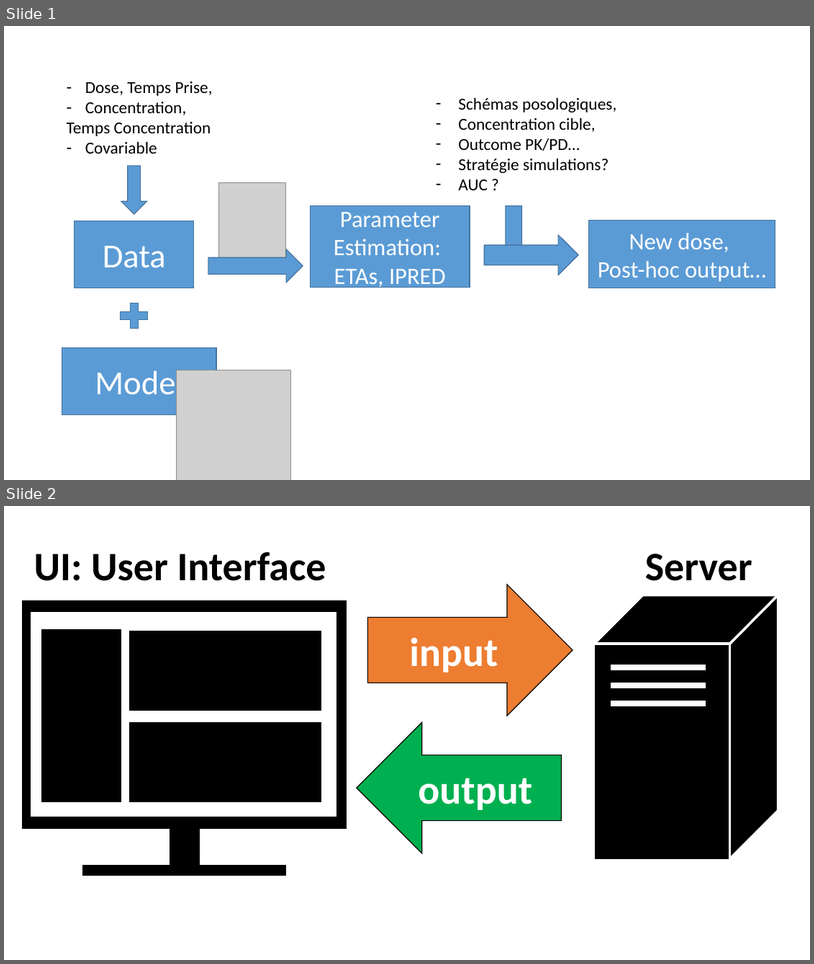
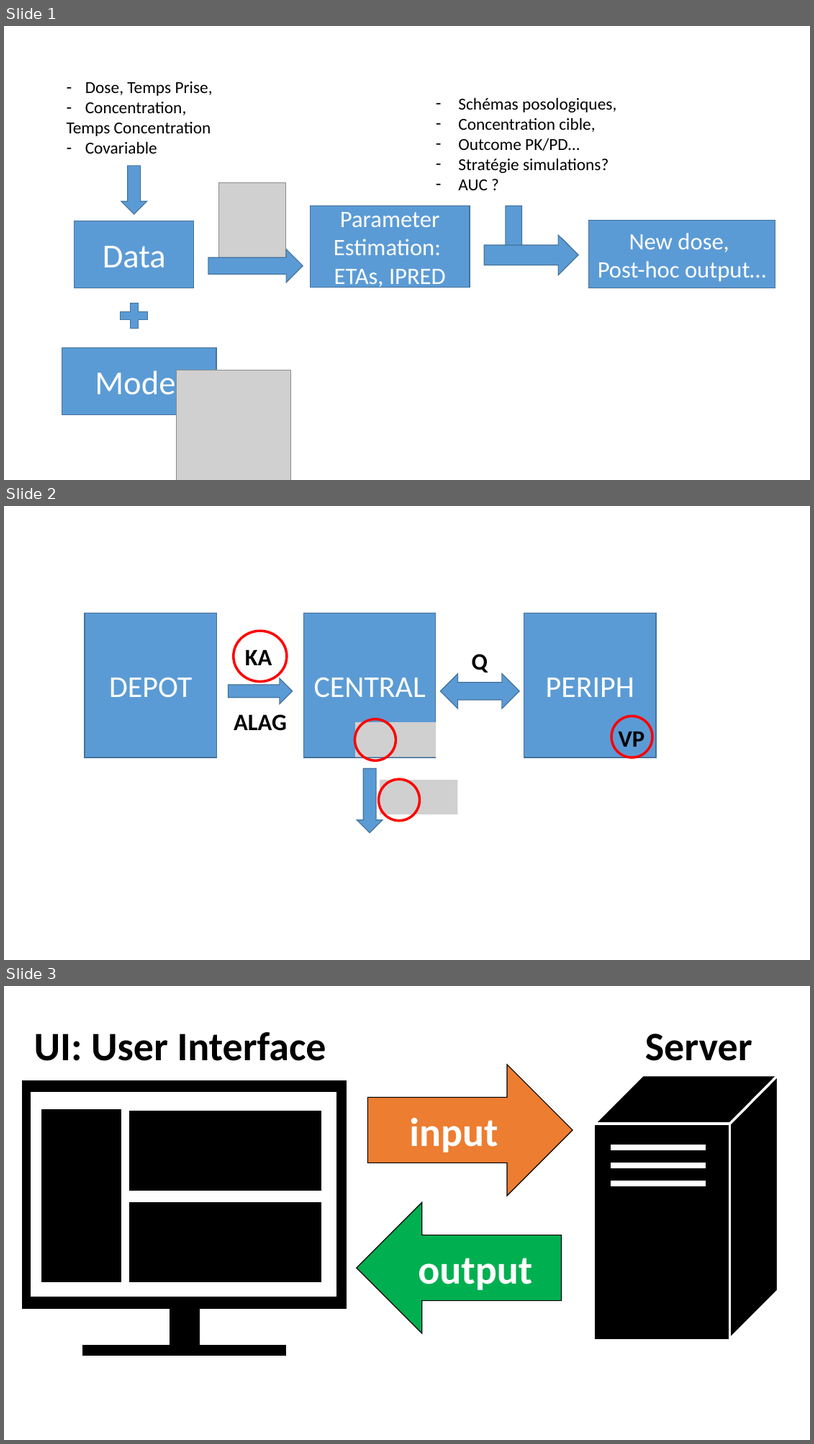
Before and after one commit to FelicienLL/gpco-workshop-2022, a slide deck: pptx/workflow2.pptx. Shown one above the other, each under a label of ours: slides 1 and 2 before the commit, slides 1, 2 and 3 after it. The pictures are 814x964 and 814x1444 pixels, drawn with LibreOffice and Linux fonts; fonts in the diff are those of the drawing; grey boxes stand for pictures. Boxes give left, top, right and bottom in pixels: in the first picture for what was removed or moved away, otherwise in the second. Text is boxed around its words. In the diff, an @@ line names an element or a change of style, - is before the commit and + after.

```diff
--- a/pptx/workflow2.pptx
+++ b/pptx/workflow2.pptx
@@ slide 2 added at [4, 506, 810, 960], background #FFFFFF @@
@@ rectangle added at [85, 613, 216, 757], fill #5B9BD5, outline #43739E 1 pt, 36 pt, text #FFFFFF @@
+DEPOT
@@ rectangle added at [304, 613, 436, 757], fill #5B9BD5, outline #43739E 1 pt, 36 pt, text #FFFFFF @@
+CENTRAL
@@ rectangle added at [525, 613, 656, 757], fill #5B9BD5, outline #43739E 1 pt, 36 pt, text #FFFFFF @@
+PERIPH
@@ group added at [234, 649, 646, 814]: 4 texts, 2 pictures @@
+KA
+ALAG
+VP
+Q
@@ down arrow added at [229, 678, 293, 704], fill #5B9BD5, outline #43739E 1 pt @@
@@ up down arrow added at [440, 674, 520, 709], fill #5B9BD5, outline #43739E 1 pt @@
@@ group added at [233, 631, 653, 820]: 4 ellipses @@
@@ down arrow added at [358, 769, 383, 833], fill #5B9BD5, outline #43739E 1 pt @@
@@ what was slide 2 is now slide 3 @@
```
Also in this commit, not shown: 7 other files.
